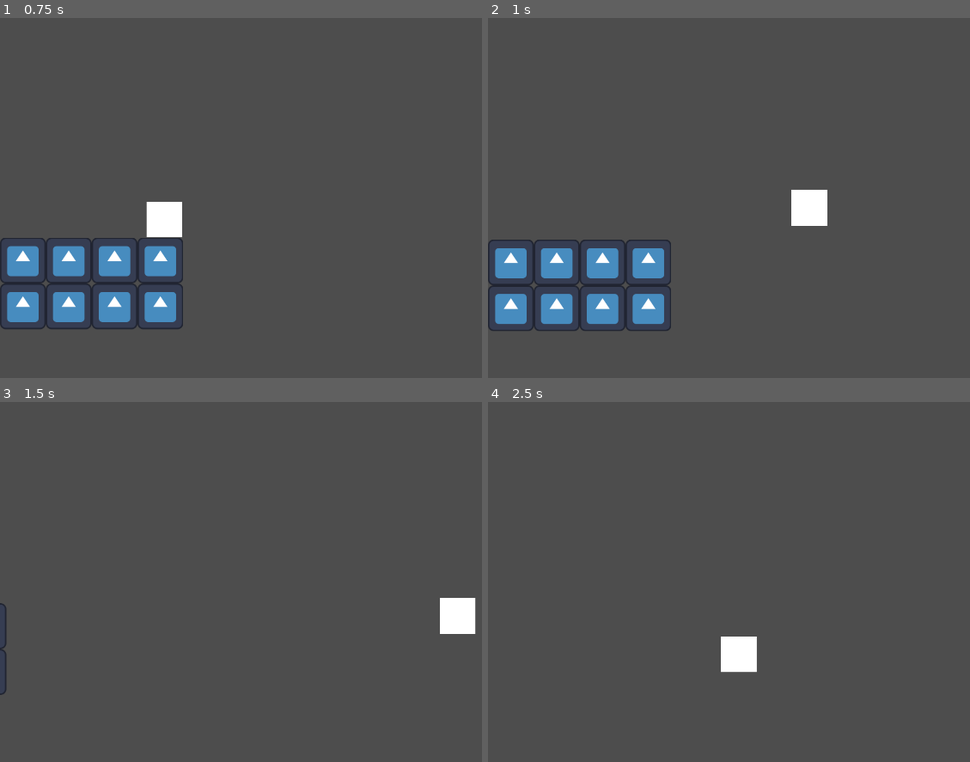
Above: before the commit, frames 1-4 (two rows, left to right).
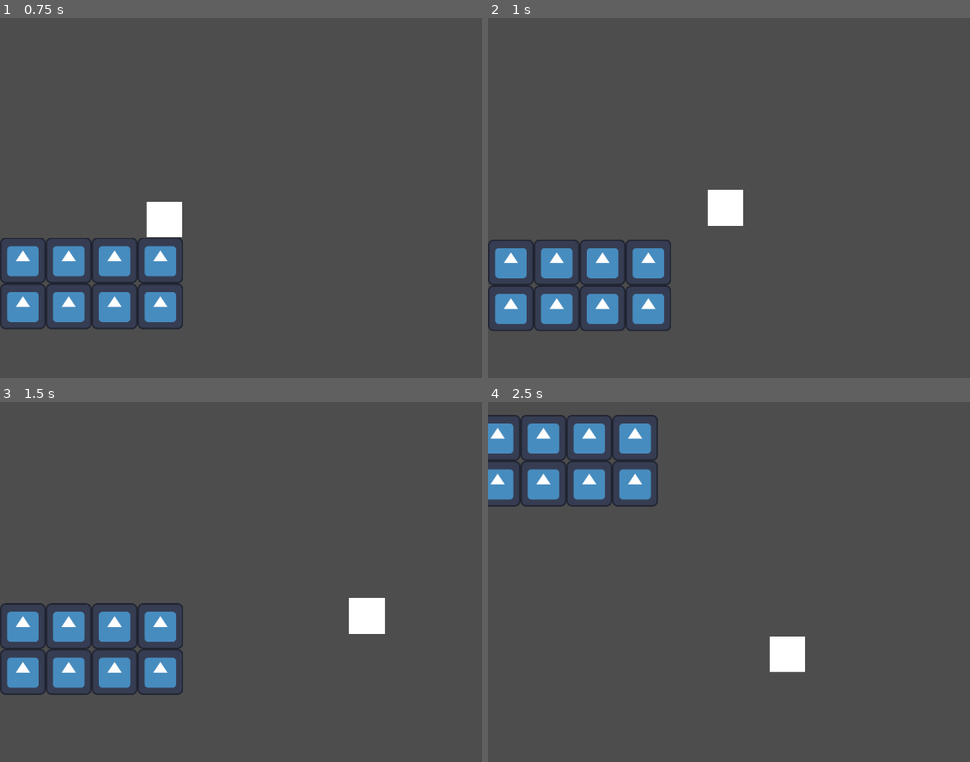
Above: after the commit, the same moments.

Repository: LitheFulminare/Operation-Venulysian
Game: Godot game, scene res://Game scenes/Prototyping.tscn
The game is run twice, just before and just after one commit, with the same random seed, the same clock (stepped at 60 frames per second) and the same inputs. The engine's default icon, where the game draws it, is replaced by a stand-in: a white triangle on a blue panel in a dark square.
Inputs:
- Up to frame 1 (0.75 s): hold D (Right) from 0.53 s (still down); tap Shift (Dash) at 0.6 s
- Up to frame 2 (1 s): keep holding D (Right); tap W (Up) at 0.77 s
- Up to frame 3 (1.5 s): keep holding D (Right); tap Shift (Dash) at 1.35 s
- Up to frame 4 (2.5 s): tap W (Up) at 1.52 s; release D (Right) at 2.03 s; hold A (Left) from 2.03 s (still down); tap Shift (Dash) at 2.1 s

Frame 1 is identical in both runs. In frame 2, 1.5% of the frame differs, in the area x 45-71%, y 47-58%; in frame 3, 7.3%, in the area x 0-99%, y 54-82%; in frame 4, 7.0%.

Commit message:
determine if player is looking left or right
this will be used to lock the player movement direction when dashing

Diff:
--- a/Operation Venulysian/Components/Entity/movement_controller.gd
+++ b/Operation Venulysian/Components/Entity/movement_controller.gd
@@ -3,6 +3,7 @@
 
 @export_group("Components")
 @export var character_body: CharacterBody2D
+@export var dash_duration_timer: Timer
 
 @export_group("Parameters")
 @export var walk_speed: float = 300
@@ -11,8 +12,9 @@
 @export_range(0, 1) var jump_release_deceleration = 0.5
 
 var is_dashing: bool = false
+var is_looking_right: bool = true
 
-@onready var base_walking_speed: float = walk_speed
+@onready var base_walk_speed: float = walk_speed
 @onready var dash_speed: float = walk_speed * dash_speed_multiplier
 
 func move(delta: float) -> void:
@@ -27,11 +29,19 @@
 
 	if PlayerVars.dash_unlocked && Input.is_action_just_pressed("Dash"):
 		walk_speed = dash_speed
+		is_dashing = true
+		dash_duration_timer.start()
 
 	var direction := Input.get_axis("Left", "Right")
 	if direction:
 		character_body.velocity.x = direction * walk_speed
+		is_looking_right = direction > 0
 	else:
 		character_body.velocity.x = move_toward(character_body.velocity.x, 0, walk_speed)
 
 	character_body.move_and_slide()
+
+
+func _on_dash_duration_timeout() -> void:
+	is_dashing = false
+	walk_speed = base_walk_speed
--- a/Operation Venulysian/Player/player.tscn
+++ b/Operation Venulysian/Player/player.tscn
@@ -10,15 +10,16 @@
 script = ExtResource("1_4ntmi")
 movement_component = NodePath("Movement Controller")
 
-[node name="Movement Controller" type="Node" parent="." node_paths=PackedStringArray("character_body")]
+[node name="Movement Controller" type="Node" parent="." node_paths=PackedStringArray("character_body", "dash_duration_timer")]
 script = ExtResource("1_l8h54")
 character_body = NodePath("..")
+dash_duration_timer = NodePath("../Dash Duration")
 walk_speed = 350.0
 jump_velocity = 450.0
 jump_release_deceleration = 0.35
 
 [node name="Dash Duration" type="Timer" parent="."]
-wait_time = 0.4
+wait_time = 0.2
 
 [node name="Dash Cooldown" type="Timer" parent="."]
 wait_time = 0.1
@@ -38,3 +39,5 @@
 
 [node name="CollisionShape2D" type="CollisionShape2D" parent="."]
 shape = SubResource("RectangleShape2D_vfyey")
+
+[connection signal="timeout" from="Dash Duration" to="Movement Controller" method="_on_dash_duration_timeout"]
